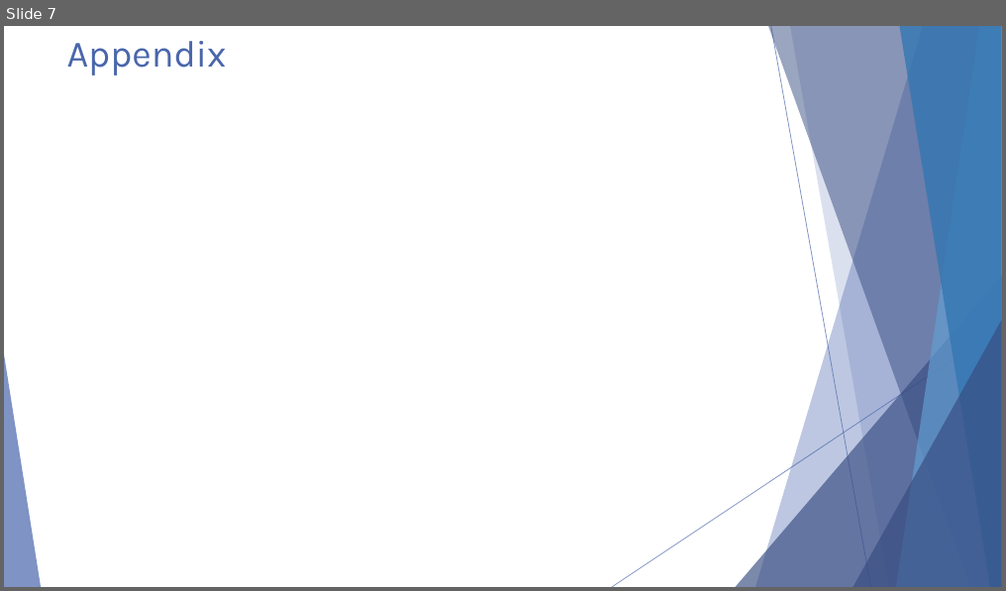
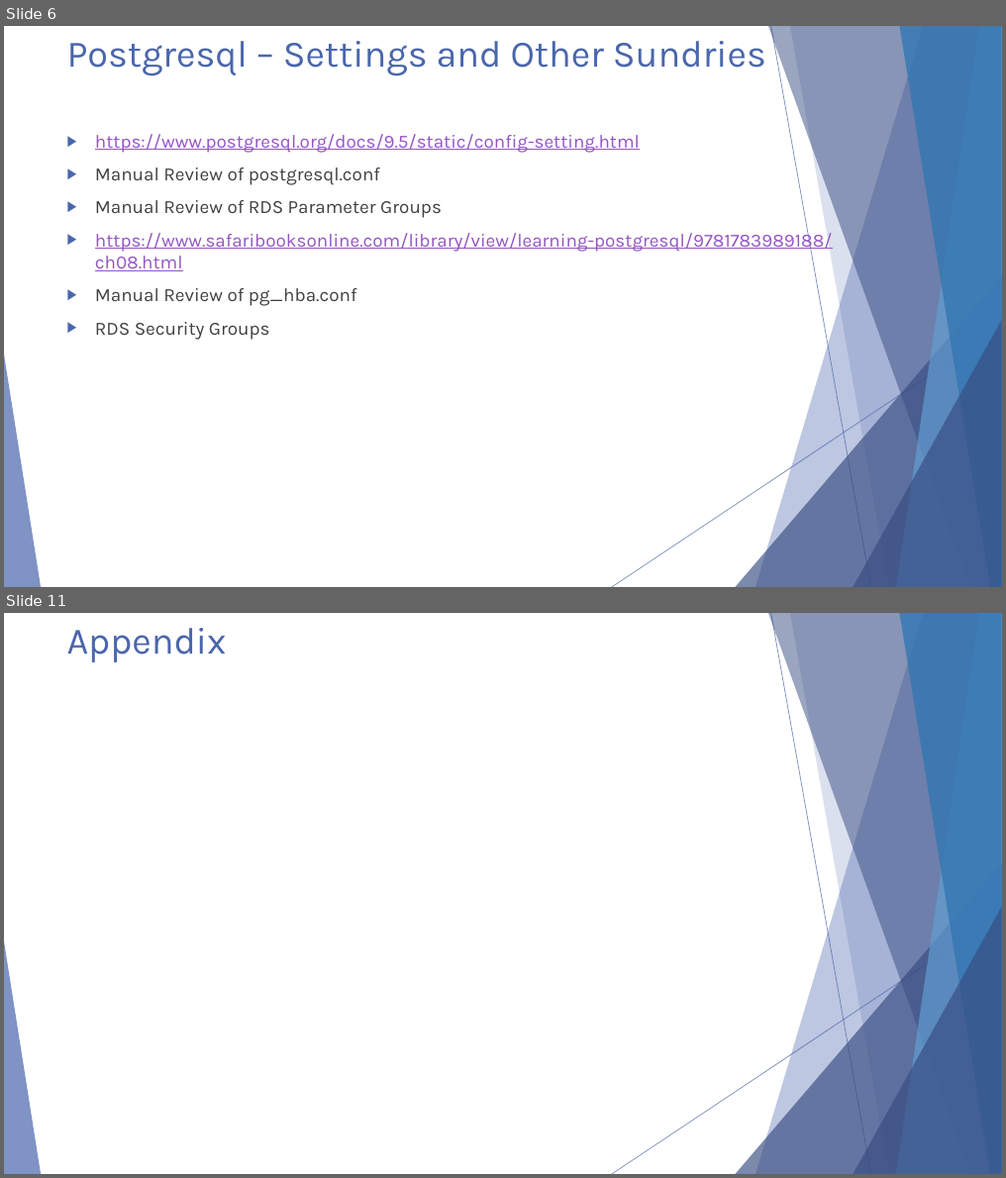
Before and after one commit to michaelrishiforrester/IntrotoPostgres2016, a slide deck: Presentations/Postgresql Presentation Day 2.pptx. Shown one above the other, each under a label of ours: slide 7 before the commit, slides 6 and 11 after it; the slides between them are not shown. The pictures are 1006x591 and 1006x1178 pixels, drawn with LibreOffice and Linux fonts; fonts in the diff are those of the drawing. Boxes give left, top, right and bottom in pixels: in the first picture for what was removed or moved away, otherwise in the second. Text is boxed around its words. In the diff, an @@ line names an element or a change of style, - is before the commit and + after.

```diff
--- a/Presentations/Postgresql Presentation Day 2.pptx
+++ b/Presentations/Postgresql Presentation Day 2.pptx
@@ slide 6 added at [4,26,1002,587], background #FFFFFF; not listed: 10 template elements that a slide beside it also shows @@
@@ title added at [67,41,766,76], 36 pt, text #4A66AC @@
+Postgresql – Settings and Other Sundries
@@ text added at [95,134,833,340], 18 pt, text #9454C3, underline @@
+▶ https://www.postgresql.org/docs/9.5/static/config-setting.html
+▶ Manual Review of postgresql.conf
+▶ Manual Review of RDS Parameter Groups
+▶ https://www.safaribooksonline.com/library/view/learning-postgresql/9781783989188/ch08.html
+▶ Manual Review of pg_hba.conf
+▶ RDS Security Groups
@@ what was slide 7 is now slide 11 @@
```
Also in this commit, not shown: 9 other slides added, 1 slide removed.
